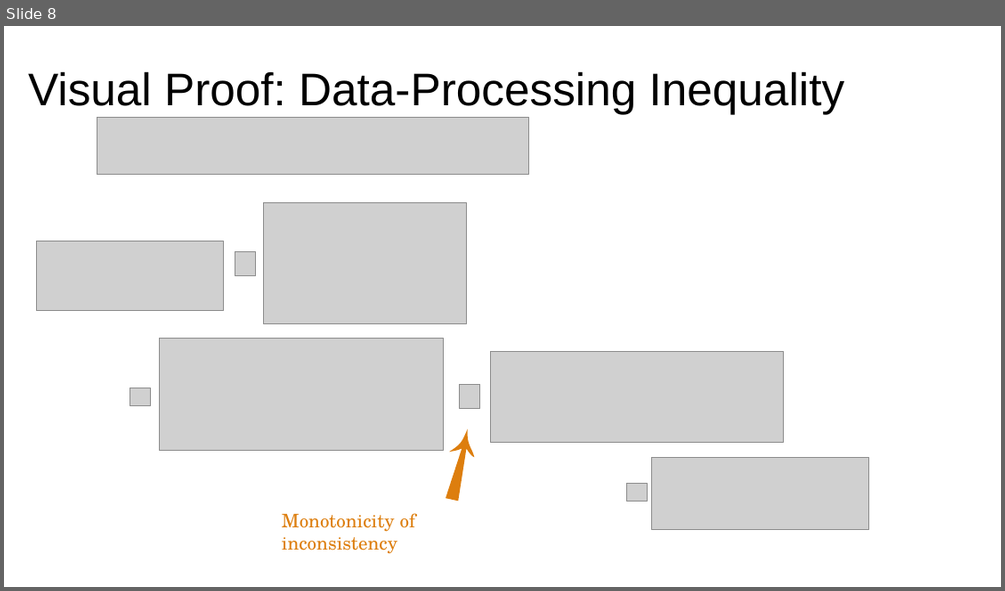
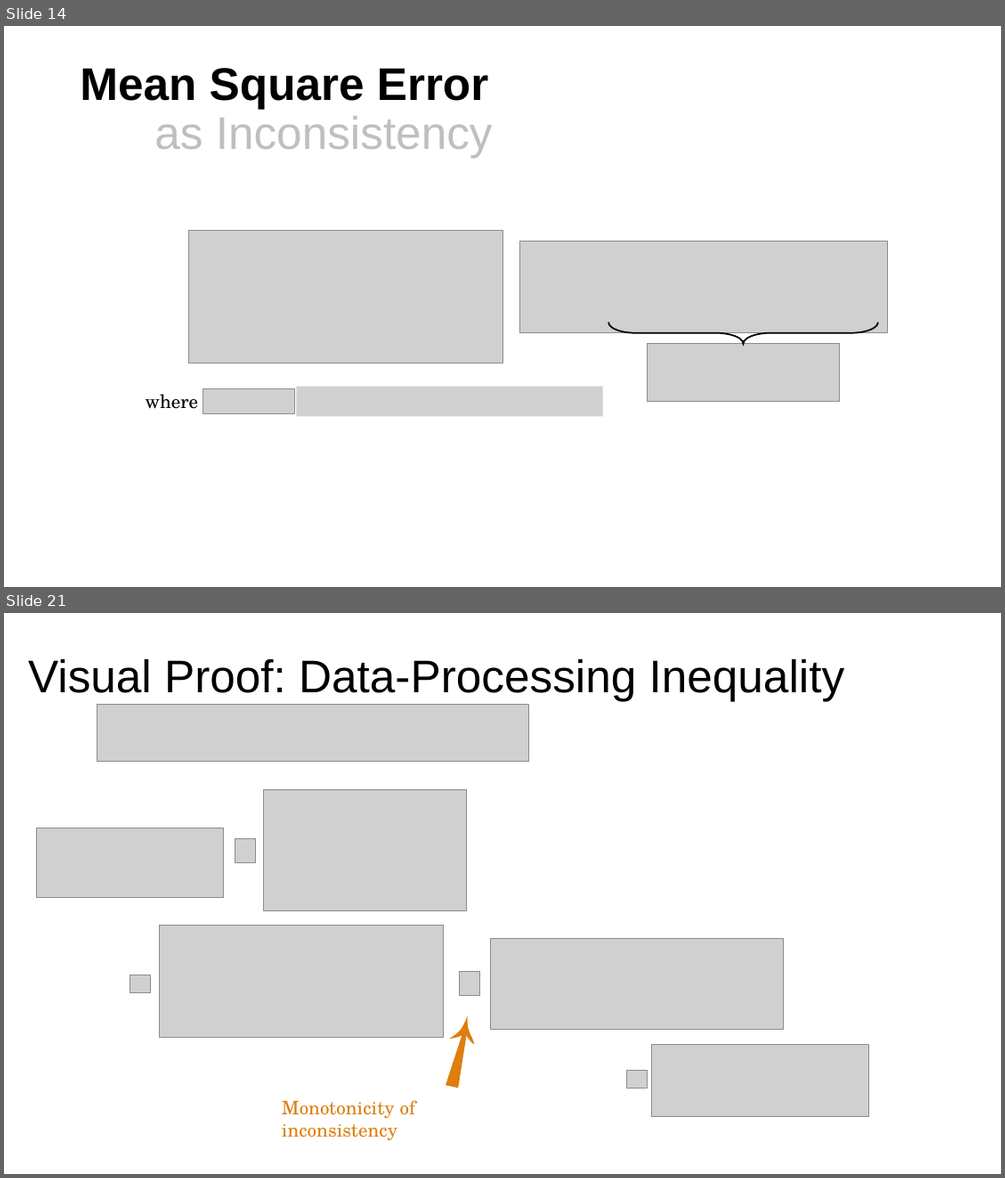
Before and after one commit to orichardson/pdg-expts, a slide deck: present/AISTATS-2022/one-true-loss.pptx. Shown one above the other, each under a label of ours: slide 8 before the commit, slides 14 and 21 after it; the slides between them are not shown. The pictures are 1005x591 and 1005x1178 pixels, drawn with LibreOffice and Linux fonts; fonts in the diff are those of the drawing; grey boxes stand for pictures. Boxes give left, top, right and bottom in pixels: in the first picture for what was removed or moved away, otherwise in the second. Text is boxed around its words. In the diff, an @@ line names an element or a change of style, - is before the commit and + after.

```diff
--- a/present/AISTATS-2022/one-true-loss.pptx
+++ b/present/AISTATS-2022/one-true-loss.pptx
@@ slide 14 added at [4, 26, 1001, 587], background #FFFFFF @@
@@ title added at [80, 68, 493, 158], 44 pt, text #000000, bold @@
+Mean Square Error
+as Inconsistency
@@ picture added at [189, 230, 502, 363] @@
@@ picture added at [520, 240, 888, 332] @@
@@ right brace added at [608, 322, 878, 344], outline #000000 1.5 pt @@
@@ picture added at [647, 344, 840, 402] @@
@@ text added at [146, 394, 198, 409], 18 pt, text #000000 @@
+where
@@ picture added at [202, 389, 294, 414] @@
@@ picture added at [297, 386, 603, 417] @@
@@ what was slide 8 is now slide 21 @@
```
Also in this commit, not shown: 4 slides changed, 18 other slides added, 3 slides removed, 2 other files.
